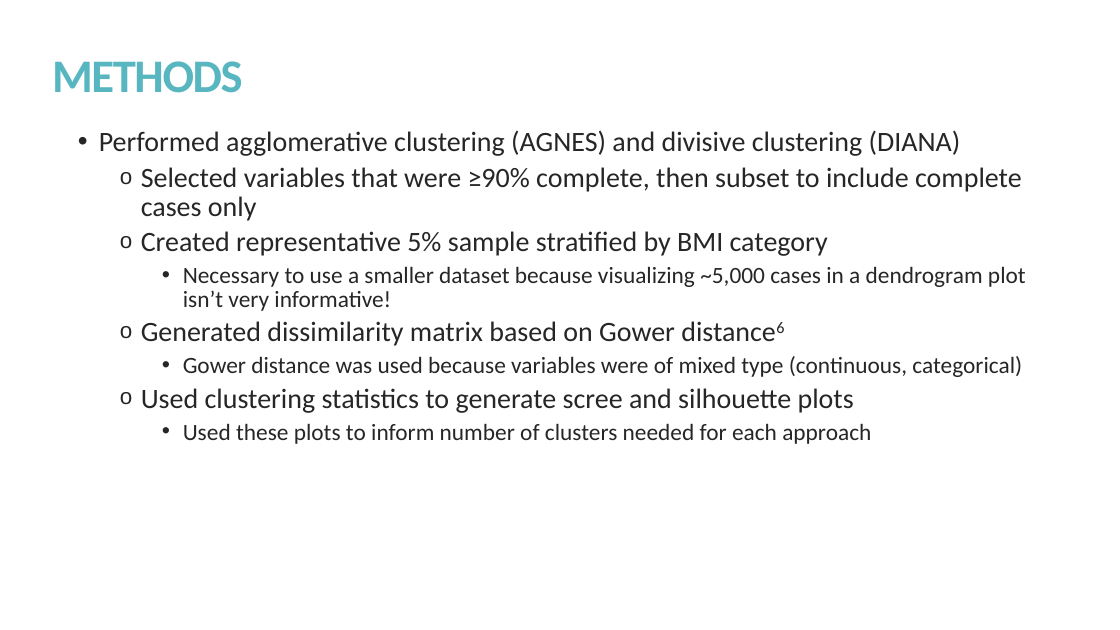
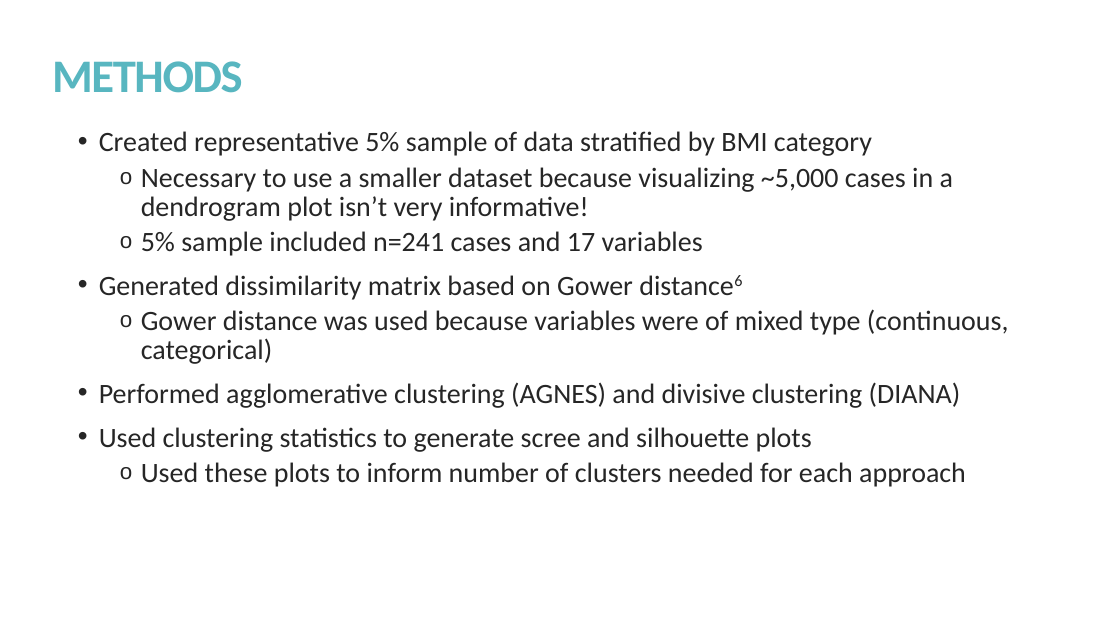
Before and after one commit to kmprioliPROF/CSC_8515_Final_Project, a slide deck: slide 7 of presentation/Prioli_presentation.pptx (slide 6 before the commit). Drawn at 1120x630 pixels with LibreOffice and Linux fonts; fonts in the diff are those of the drawing. Boxes give left, top, right and bottom in pixels: in the first picture for what was removed or moved away, otherwise in the second. Text is boxed around its words. In the diff, an @@ line names an element or a change of style, - is before the commit and + after.

```diff
--- a/presentation/Prioli_presentation.pptx
+++ b/presentation/Prioli_presentation.pptx
@@ text at bbox=[99, 131, 872, 156]: text changed @@
-• Performed agglomerative clustering (AGNES) and divisive clustering (DIANA)
-  o Selected variables that were ≥90% complete, then subset to include complete cases only
-  o Created representative 5% sample stratified by BMI category
+• Created representative 5% sample of data stratified by BMI category
@@ text at bbox=[99, 167, 1009, 487]: size 20 to 24 pt in "Necessary to use a smaller dataset because ...", "Gower distance was used because variables were ...", "Used these plots to inform number of ..."; bullet • to o; list level 3 to 2 in "Necessary to use a smaller ..."; bullet o to •; list level 2 to 1 in "Generated dissimilarity matrix based on ..."; list level 3 to 2 in "Gower distance was used because ..."; list level 2 to 1 in "Used clustering statistics to generate ..."; list level 3 to 2 in "Used these plots to inform ..." @@
@@ text at bbox=[141, 231, 703, 256]: paragraph added @@
+  o 5% sample included n=241 cases and 17 variables
@@ text at bbox=[99, 382, 961, 408]: paragraph added @@
+• Performed agglomerative clustering (AGNES) and divisive clustering (DIANA)
```
Also in this commit, not shown: 6 other slides changed.
